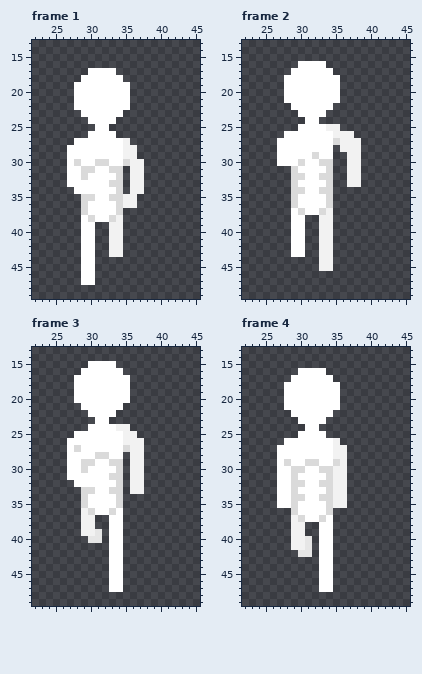
Two versions of one pixel-art file, Assets/Art/Characters/Player/Run/Player_Run_Down.aseprite. The first picture shows the starting point.
64x64 pixels, 8 frames. Shown: frame 1: x 22..45, y 13..49; frame 2: x 22..45, y 13..49; frame 3: x 22..45, y 13..49; frame 4: x 22..45, y 13..49. The commit also changed other frames, which this record leaves out.
After the commit:
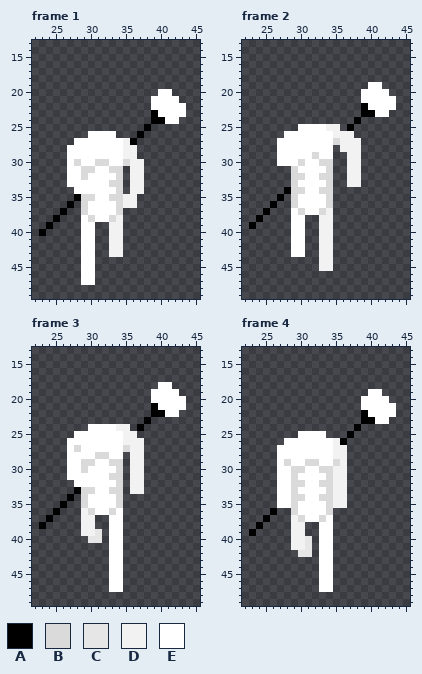
Palette (. is transparent): A #000000  B #dadada  C #e6e6e6  D #f2f2f2  E #ffffff
The author wrote: Added Weapon Run Animations
What changed:
layer "Weapons/Staff" now shown
layer "Skin/Head" now hidden
Changed rows in their new state; - is an unchanged pixel.
Frame 1:
first column x 28:
17 --....----------
18 -......---------
19 ........--------
20 ........----EE--
21 ........---EEEE-
22 ........---EEEEE
23 -......----AEEEE
24 --....-----AAEE-
25 ---..-----A-----
26 ---------A------
27 --------A-------
first column x 23:
35 -----A
36 ----A-
37 ---A--
38 --A---
39 -A----
40 A-----
Frame 2:
first column x 28:
16 --....----------
17 -......---------
18 ........--------
19 ........----EE--
20 ........---EEEE-
21 ........---EEEEE
22 -......----AEEEE
23 --....-----AAEE-
24 ---..-----A-----
25 ---------A------
first column x 23:
34 -----A
35 ----A-
36 ---A--
37 --A---
38 -A----
39 A-----
Frame 3:
first column x 28:
15 --....----------
16 -......---------
17 ........--------
18 ........----EE--
19 ........---EEEE-
20 ........---EEEEE
21 -......----AEEEE
22 --....-----AAEE-
23 ---..-----A-----
24 ---------A------
first column x 23:
33 -----A
34 ----A-
35 ---A--
36 --A---
37 -A----
38 A-----
Frame 4:
first column x 28:
16 --....----------
17 -......---------
18 ........--------
19 ........----EE--
20 ........---EEEE-
21 ........---EEEEE
22 -......----AEEEE
23 --....-----AAEE-
24 ---..-----A-----
25 ---------A------
26 --------A-------
first column x 23:
36 ---A
37 --A-
38 -A--
39 A---
